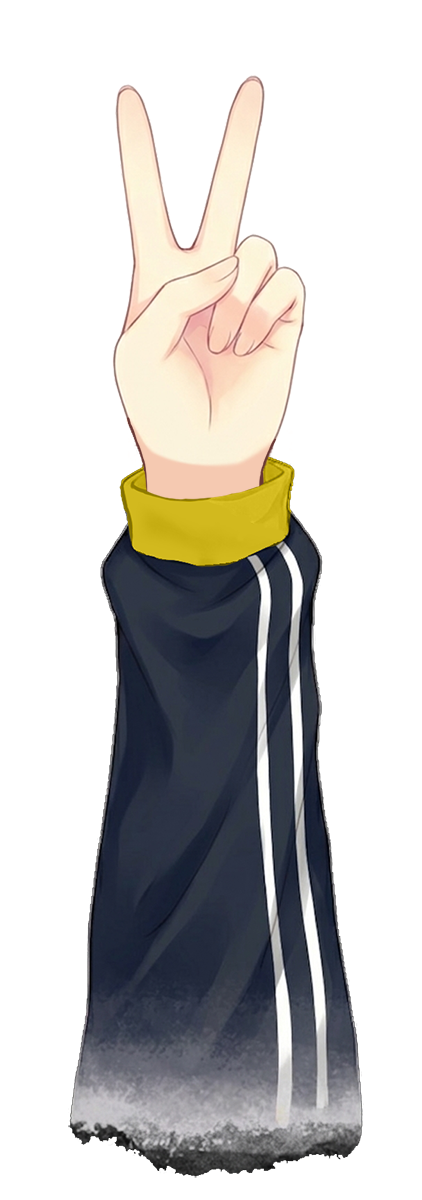
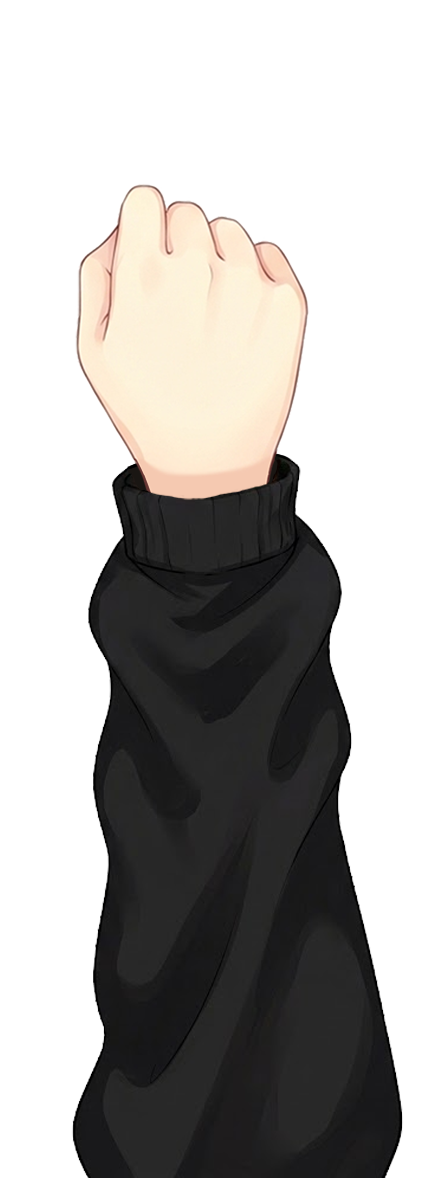
Layers edited between the first and the second 422 × 1200 image:
added group "拳头" (1st of 2) with 2 layers above "剪刀 拷贝" over 75, 102, 309, 504
added layer "阴影" (1st of 16, in "拳头") in group "拳头" over 135, 462, 155, 504
added layer "拳头" (2nd of 2, in "拳头") in group "拳头" over 75, 102, 309, 500
added group "剪刀 拷贝" with 3 layers above "布 拷贝" over 75, 75, 310, 527
added layer "阴影" (2nd of 16, in "剪刀 拷贝") in group "剪刀 拷贝" over 121, 405, 288, 505
added layer "阴影" (3rd of 16, in "剪刀 拷贝") in group "剪刀 拷贝" over 118, 405, 310, 527
added layer "图层 1" above "剪刀" over 71, 449, 403, 1178
added group "剪刀" (2nd of 3) with 5 layers above "布" over 75, 75, 310, 527
moved "阴影" (8th of 16, in "剪刀") into group "剪刀" over 126, 417, 277, 507
moved "阴影" (9th of 16, in "剪刀") into group "剪刀" over 123, 417, 304, 527
hid "剪刀" (3rd of 3, in "剪刀"), moved it into group "剪刀" over 75, 75, 309, 501
moved "阴影" (10th of 16, in "剪刀") into group "剪刀" over 135, 462, 155, 504
added group "布" (2nd of 3) with 3 layers above "指" over 75, 117, 309, 521
moved "阴影" (12th of 16, in "布") into group "布" over 93, 237, 309, 500
moved "阴影" (13th of 16, in "布") into group "布" over 138, 347, 305, 521
moved "阴影" (14th of 16, in "指") into group "指" over 124, 434, 278, 508
moved "阴影" (15th of 16, in "指") into group "指" over 134, 425, 277, 520
moved "阴影" (16th of 16, in "牛手") into group "牛手" over 113, 437, 298, 568
moved "手臂" into group "牛手" over 68, 136, 364, 1178
